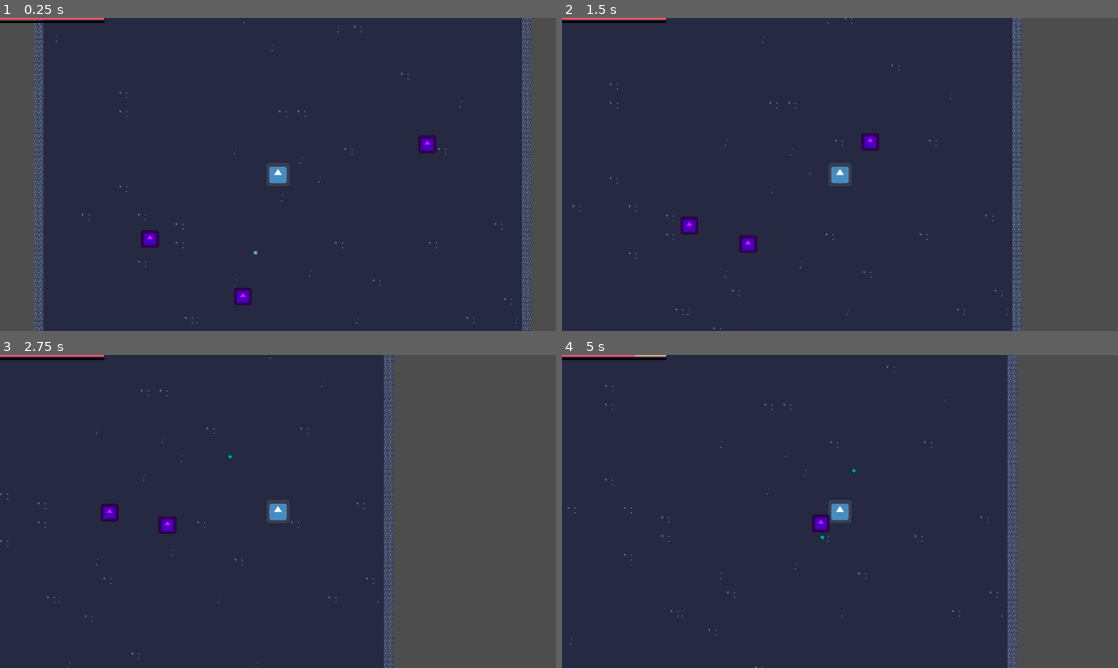
Above: before the commit, frames 1-4 (two rows, left to right).
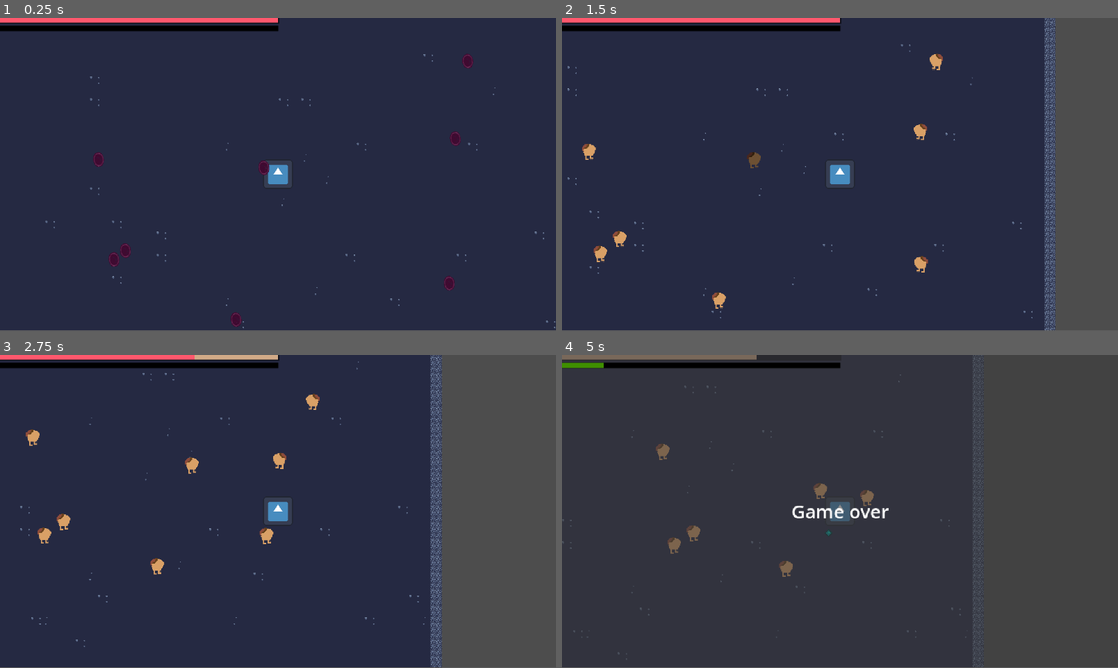
Above: after the commit, the same moments.

Repository: DevHatemAlDouh/Onga_bonga
Game: Godot game, scene res://battel_grawend.tscn
Same seed, same stepped clock (60 frames per second), same inputs: the game is played once before the commit and once after it. The engine's default icon, where the game draws it, is replaced by a stand-in: a white triangle on a blue panel in a dark square.
Inputs:
- Up to frame 1 (0.25 s): no input
- Up to frame 2 (1.5 s): hold D (Right) 0.53-1.28 s; tap W (Top) at 0.6, 1.35 s; hold S (Down) from 1.28 s (still down)
- Up to frame 3 (2.75 s): release S (Down) at 2.03 s; hold D (Right) from 2.03 s (still down); tap W (Top) at 2.1 s
- Up to frame 4 (5 s): tap W (Top) at 2.85, 3.6, 4.35 s; release D (Right) at 3.53 s; hold A (Left) from 3.53 s (still down)
In our replay, the window is 800x450 before the commit and 800x449 after it. These sizes can differ from the game's own. Grey fills any space a smaller window leaves; there, only what the larger window draws over its background counts as a difference.

The runs differ from the first frame. In frame 1, 16% of the frame differs, in the area x 0-100%, y 0-100%; in frame 2, 10%; in frame 3, 13%; in frame 4, 9.4%.

Commit message:
bater enemy spawner

Diff:
--- a/Components/xp.gd
+++ b/Components/xp.gd
@@ -3,6 +3,7 @@
 
 signal max_xp_changed(diff: float)
 signal xp_changed(diff: float)
+signal level_up
 
 
 @export var max_xp: float :set = set_max_xp, get =get_max_xp
@@ -27,5 +28,6 @@
 func get_xp() -> float:
 	return xp
 
-func  Livel_up():
+func Livel_up():
+	level_up.emit()
 	set_max_xp(get_max_xp()+(get_max_xp()/10))
--- a/Components/xp_bar.gd
+++ b/Components/xp_bar.gd
@@ -6,7 +6,6 @@
 
 func _set_xp():
 	value = prev_xp
-	print(max_value,value)
 
 
 func _ready() -> void:
@@ -24,5 +23,5 @@
 	_set_xp()
 
 
-func _on_xp_detactor_received_xp(XP_Orn: float) -> void:
-	Xp.set_xp(XP_Orn)
+func _on_xp_detactor_received_xp(XP_orn: float) -> void:
+	Xp.set_xp(XP_orn)
--- a/Enemy/001.tscn
+++ /dev/null
@@ -1,66 +0,0 @@
-[gd_scene load_steps=9 format=3 uid="uid://is57xa3if7hx"]
-
-[ext_resource type="Texture2D" uid="uid://fwuirhwta6q8" path="res://icon.svg" id="1_0arr3"]
-[ext_resource type="Script" uid="uid://bjf2wmjytbn0l" path="res://Enemy/001.gd" id="1_a1ogv"]
-[ext_resource type="Script" uid="uid://o0og1idrbini" path="res://Components/hitbox.gd" id="2_a1ogv"]
-[ext_resource type="Script" uid="uid://dt2xrxrn812gc" path="res://Components/hurtbox.gd" id="3_g1ypo"]
-[ext_resource type="Script" uid="uid://tscn7y28rhmh" path="res://Components/health.gd" id="4_h1ymn"]
-
-[sub_resource type="CircleShape2D" id="CircleShape2D_0arr3"]
-radius = 62.2013
-
-[sub_resource type="RectangleShape2D" id="RectangleShape2D_0arr3"]
-size = Vector2(130, 130)
-
-[sub_resource type="RectangleShape2D" id="RectangleShape2D_a1ogv"]
-size = Vector2(128, 128)
-
-[node name="001" type="CharacterBody2D" groups=["Enamy"]]
-collision_layer = 5
-collision_mask = 3
-motion_mode = 1
-wall_min_slide_angle = 0.0
-script = ExtResource("1_a1ogv")
-
-[node name="Icon" type="Sprite2D" parent="."]
-modulate = Color(1, 0, 1, 1)
-scale = Vector2(0.7, 0.7)
-texture = ExtResource("1_0arr3")
-
-[node name="CollisionShape2D" type="CollisionShape2D" parent="."]
-scale = Vector2(0.7, 0.7)
-shape = SubResource("CircleShape2D_0arr3")
-debug_color = Color(1, 1, 1, 0.42)
-
-[node name="HitBox" type="Area2D" parent="."]
-script = ExtResource("2_a1ogv")
-damage = 3
-metadata/_custom_type_script = "uid://o0og1idrbini"
-
-[node name="CollisionShape2D" type="CollisionShape2D" parent="HitBox"]
-scale = Vector2(0.7, 0.7)
-shape = SubResource("RectangleShape2D_0arr3")
-debug_color = Color(0.555773, 0, 0.147799, 0.42)
-
-[node name="HurtBox" type="Area2D" parent="." node_paths=PackedStringArray("health")]
-script = ExtResource("3_g1ypo")
-health = NodePath("../Health")
-metadata/_custom_type_script = "uid://dt2xrxrn812gc"
-
-[node name="CollisionShape2D" type="CollisionShape2D" parent="HurtBox"]
-scale = Vector2(0.7, 0.7)
-shape = SubResource("RectangleShape2D_a1ogv")
-
-[node name="Health" type="Node" parent="."]
-script = ExtResource("4_h1ymn")
-max_health = 3
-metadata/_custom_type_script = "uid://tscn7y28rhmh"
-
-[node name="NavigationAgent2D" type="NavigationAgent2D" parent="." groups=["Enamy"]]
-
-[node name="Timer" type="Timer" parent="."]
-wait_time = 0.2
-autostart = true
-
-[connection signal="health_depleted" from="Health" to="." method="_on_health_health_depleted"]
-[connection signal="timeout" from="Timer" to="." method="_on_timer_timeout"]
--- /dev/null
+++ b/Enemy/enemy_sopawn_point_back.tscn
@@ -0,0 +1,6 @@
+[gd_scene load_steps=2 format=3 uid="uid://cbr4er6rl5qob"]
+
+[ext_resource type="Texture2D" uid="uid://elcrtj5363ok" path="res://Enemy/Enemy-sopawn-point-back.png" id="1_doxay"]
+
+[node name="Enemy-sopawn-point-back" type="Sprite2D"]
+texture = ExtResource("1_doxay")
--- a/Enemy/001.gd
+++ b/Enemy/potato-001/001.gd
@@ -5,10 +5,19 @@
 
 @onready var nav_agent := $NavigationAgent2D as NavigationAgent2D
 
+@export var animation: AnimationPlayer
+
 func _physics_process(_delta: float) -> void:
+	if !animation.is_playing():
+		animation.play("Move")
 	var dir = to_local(nav_agent.get_next_path_position()).normalized()
+	var GP_b = global_position.x
 	velocity = dir * Speed
 	move_and_slide()
+	if GP_b > global_position.x:
+		$AnimatedSprite2D.flip_h = true
+	else :
+		$AnimatedSprite2D.flip_h = false
 
 func distance_formula(me:Vector2,target:Vector2):
 	var distance = sqrt((me.x - target.x)**2 + (me.y - target.y)**2)
@@ -39,3 +48,13 @@
 func _on_health_health_depleted() -> void:
 	get_parent().get_parent().get_node("XP").add_child(await xp())
 	queue_free()
+
+
+func _on_hurt_box_got_hit() -> void:
+	$AnimatedSprite2D.modulate = "#808080"
+	$"Got hit".start()
+
+
+
+func _on_got_hit_timeout() -> void:
+	$AnimatedSprite2D.modulate = "#ffffff"
--- /dev/null
+++ b/Enemy/potato-001/001.tscn
@@ -0,0 +1,168 @@
+[gd_scene load_steps=19 format=3 uid="uid://is57xa3if7hx"]
+
+[ext_resource type="Script" uid="uid://bjf2wmjytbn0l" path="res://Enemy/potato-001/001.gd" id="1_a1ogv"]
+[ext_resource type="Script" uid="uid://o0og1idrbini" path="res://Components/hitbox.gd" id="2_a1ogv"]
+[ext_resource type="Texture2D" uid="uid://ba7sdsts2b0oe" path="res://Enemy/potato-001/potato-001.png" id="2_g1ypo"]
+[ext_resource type="Script" uid="uid://dt2xrxrn812gc" path="res://Components/hurtbox.gd" id="3_g1ypo"]
+[ext_resource type="Script" uid="uid://tscn7y28rhmh" path="res://Components/health.gd" id="4_h1ymn"]
+
+[sub_resource type="AtlasTexture" id="AtlasTexture_h1ymn"]
+atlas = ExtResource("2_g1ypo")
+region = Rect2(0, 0, 32, 32)
+
+[sub_resource type="AtlasTexture" id="AtlasTexture_ts5km"]
+atlas = ExtResource("2_g1ypo")
+region = Rect2(32, 0, 32, 32)
+
+[sub_resource type="AtlasTexture" id="AtlasTexture_8e3po"]
+atlas = ExtResource("2_g1ypo")
+region = Rect2(64, 0, 32, 32)
+
+[sub_resource type="AtlasTexture" id="AtlasTexture_4ofma"]
+atlas = ExtResource("2_g1ypo")
+region = Rect2(96, 0, 32, 32)
+
+[sub_resource type="AtlasTexture" id="AtlasTexture_hpmm2"]
+atlas = ExtResource("2_g1ypo")
+region = Rect2(128, 0, 32, 32)
+
+[sub_resource type="AtlasTexture" id="AtlasTexture_fll77"]
+atlas = ExtResource("2_g1ypo")
+region = Rect2(160, 0, 32, 32)
+
+[sub_resource type="SpriteFrames" id="SpriteFrames_wd5rk"]
+animations = [{
+"frames": [{
+"duration": 1.0,
+"texture": SubResource("AtlasTexture_h1ymn")
+}, {
+"duration": 1.0,
+"texture": SubResource("AtlasTexture_ts5km")
+}, {
+"duration": 1.0,
+"texture": SubResource("AtlasTexture_8e3po")
+}, {
+"duration": 1.0,
+"texture": SubResource("AtlasTexture_4ofma")
+}, {
+"duration": 1.0,
+"texture": SubResource("AtlasTexture_hpmm2")
+}, {
+"duration": 1.0,
+"texture": SubResource("AtlasTexture_fll77")
+}],
+"loop": true,
+"name": &"default",
+"speed": 5.0
+}]
+
+[sub_resource type="CircleShape2D" id="CircleShape2D_0arr3"]
+radius = 62.2013
+
+[sub_resource type="CircleShape2D" id="CircleShape2D_a1ogv"]
+radius = 64.2857
+
+[sub_resource type="CircleShape2D" id="CircleShape2D_g1ypo"]
+radius = 64.6813
+
+[sub_resource type="Animation" id="Animation_a1ogv"]
+resource_name = "Move"
+loop_mode = 1
+tracks/0/type = "value"
+tracks/0/imported = false
+tracks/0/enabled = true
+tracks/0/path = NodePath("AnimatedSprite2D:frame")
+tracks/0/interp = 1
+tracks/0/loop_wrap = true
+tracks/0/keys = {
+"times": PackedFloat32Array(0, 0.2, 0.4, 0.6, 0.8, 1),
+"transitions": PackedFloat32Array(1, 1, 1, 1, 1, 1),
+"update": 1,
+"values": [0, 1, 2, 3, 4, 5]
+}
+
+[sub_resource type="Animation" id="Animation_g1ypo"]
+length = 0.001
+tracks/0/type = "value"
+tracks/0/imported = false
+tracks/0/enabled = true
+tracks/0/path = NodePath("AnimatedSprite2D:frame")
+tracks/0/interp = 1
+tracks/0/loop_wrap = true
+tracks/0/keys = {
+"times": PackedFloat32Array(0),
+"transitions": PackedFloat32Array(1),
+"update": 1,
+"values": [0]
+}
+
+[sub_resource type="AnimationLibrary" id="AnimationLibrary_g1ypo"]
+_data = {
+&"Move": SubResource("Animation_a1ogv"),
+&"RESET": SubResource("Animation_g1ypo")
+}
+
+[node name="001" type="CharacterBody2D" node_paths=PackedStringArray("animation") groups=["Enamy"]]
+collision_layer = 5
+collision_mask = 3
+motion_mode = 1
+wall_min_slide_angle = 0.0
+script = ExtResource("1_a1ogv")
+animation = NodePath("AnimationPlayer")
+
+[node name="AnimatedSprite2D" type="AnimatedSprite2D" parent="."]
+position = Vector2(0, -1.49012e-06)
+scale = Vector2(2.8125, 2.8125)
+sprite_frames = SubResource("SpriteFrames_wd5rk")
+
+[node name="CollisionShape2D" type="CollisionShape2D" parent="."]
+visible = false
+scale = Vector2(0.7, 0.7)
+shape = SubResource("CircleShape2D_0arr3")
+debug_color = Color(1, 1, 1, 0.42)
+
+[node name="HitBox" type="Area2D" parent="."]
+visible = false
+script = ExtResource("2_a1ogv")
+damage = 3
+metadata/_custom_type_script = "uid://o0og1idrbini"
+
+[node name="CollisionShape2D" type="CollisionShape2D" parent="HitBox"]
+scale = Vector2(0.7, 0.7)
+shape = SubResource("CircleShape2D_a1ogv")
+debug_color = Color(0.555773, 0, 0.147799, 0.42)
+
+[node name="HurtBox" type="Area2D" parent="." node_paths=PackedStringArray("health")]
+visible = false
+script = ExtResource("3_g1ypo")
+health = NodePath("../Health")
+metadata/_custom_type_script = "uid://dt2xrxrn812gc"
+
+[node name="CollisionShape2D" type="CollisionShape2D" parent="HurtBox"]
+scale = Vector2(0.7, 0.7)
+shape = SubResource("CircleShape2D_g1ypo")
+
+[node name="Health" type="Node" parent="."]
+script = ExtResource("4_h1ymn")
+max_health = 3
+metadata/_custom_type_script = "uid://tscn7y28rhmh"
+
+[node name="NavigationAgent2D" type="NavigationAgent2D" parent="." groups=["Enamy"]]
+
+[node name="Timer" type="Timer" parent="."]
+wait_time = 0.2
+autostart = true
+
+[node name="AnimationPlayer" type="AnimationPlayer" parent="."]
+libraries = {
+&"": SubResource("AnimationLibrary_g1ypo")
+}
+
+[node name="Got hit" type="Timer" parent="."]
+wait_time = 0.1
+one_shot = true
+
+[connection signal="got_hit" from="HurtBox" to="." method="_on_hurt_box_got_hit"]
+[connection signal="health_depleted" from="Health" to="." method="_on_health_health_depleted"]
+[connection signal="timeout" from="Timer" to="." method="_on_timer_timeout"]
+[connection signal="timeout" from="Got hit" to="." method="_on_got_hit_timeout"]
--- a/Player/player.gd
+++ b/Player/player.gd
@@ -6,11 +6,15 @@
 var dir : Vector2
 @export var Wapons: Node2D
 @export var Can_attack: Timer
+@export var Death_screen : Control
+@export var Can_level_up : Sprite2D
 var can_attack = true
-var Daed = false
+var Death = false
+
+
 
 func _unhandled_input(_event: InputEvent) -> void:
-	if !Daed:
+	if !Death:
 		dir.x = Input.get_axis("Left", "Right")
 		dir.y = Input.get_axis("Top", "Down")
 		dir = dir.normalized()
@@ -40,13 +44,20 @@
 	return stone_tamp.get_attack_speed()
 
 func _physics_process(_delta: float) -> void:
-	if !Daed:
+	Death_screen.visible = Death
+	if !Death:
 		if makepath() != Vector2.ZERO && can_attack:
 			Can_attack.start(wapon())
 			can_attack = false
 		velocity = dir * SPEED
 		move_and_slide()
 
-
 func _on_can_attack_timeout() -> void:
 	can_attack = true
+
+func _on_health_health_depleted() -> void:
+	Death = true
+	Engine.time_scale = 0
+
+func _on_xp_level_up() -> void:
+	Can_level_up.visible = true
--- a/Player/player.tscn
+++ b/Player/player.tscn
@@ -8,6 +8,7 @@
 [ext_resource type="Script" uid="uid://bhf6gsmednrk7" path="res://Components/xp.gd" id="4_vtle1"]
 [ext_resource type="Script" uid="uid://c5ljetnoa405n" path="res://Components/xp_detactor.gd" id="6_fhl08"]
 [ext_resource type="PackedScene" uid="uid://ctn212h2ip38q" path="res://Components/xp_bar.tscn" id="8_od3ui"]
+[ext_resource type="Texture2D" uid="uid://dfug04058jh51" path="res://Components/UI/Level up.png" id="9_00tjw"]
 
 [sub_resource type="CircleShape2D" id="CircleShape2D_k53q1"]
 radius = 62.8013
@@ -18,13 +19,15 @@
 [sub_resource type="RectangleShape2D" id="RectangleShape2D_vtle1"]
 size = Vector2(128, 128)
 
-[node name="Player" type="CharacterBody2D" node_paths=PackedStringArray("Wapons", "Can_attack") groups=["Player"]]
+[node name="Player" type="CharacterBody2D" node_paths=PackedStringArray("Wapons", "Can_attack", "Death_screen", "Can_level_up") groups=["Player"]]
 collision_layer = 3
-collision_mask = 44
+collision_mask = 45
 wall_min_slide_angle = 0.0
 script = ExtResource("1_btcbx")
 Wapons = NodePath("Wapons")
 Can_attack = NodePath("Can attack")
+Death_screen = NodePath("UI/Death screen")
+Can_level_up = NodePath("UI/Control/LevelUp")
 
 [node name="Icon" type="Sprite2D" parent="."]
 texture = ExtResource("1_l8h54")
@@ -62,10 +65,54 @@
 [node name="Health Bar" parent="UI" node_paths=PackedStringArray("HP") instance=ExtResource("3_fhl08")]
 HP = NodePath("../../Health")
 
-[node name="XP_bar" parent="UI" node_paths=PackedStringArray("Xp") instance=ExtResource("8_od3ui")]
+[node name="Control" type="Control" parent="UI"]
+layout_mode = 3
+anchors_preset = 0
+offset_right = 40.0
+offset_bottom = 40.0
+
+[node name="XP_bar" parent="UI/Control" node_paths=PackedStringArray("Xp") instance=ExtResource("8_od3ui")]
+layout_mode = 0
 offset_top = 7.0
 offset_bottom = 11.0
-Xp = NodePath("../../XP")
+Xp = NodePath("../../../XP")
+
+[node name="LevelUp" type="Sprite2D" parent="UI/Control"]
+visible = false
+position = Vector2(244, 9)
+scale = Vector2(0.15, 0.15)
+texture = ExtResource("9_00tjw")
+
+[node name="Death screen" type="Control" parent="UI"]
+visible = false
+layout_mode = 3
+anchors_preset = 0
+offset_right = 480.0
+offset_bottom = 270.0
+
+[node name="ColorRect" type="ColorRect" parent="UI/Death screen"]
+layout_mode = 1
+anchors_preset = 15
+anchor_right = 1.0
+anchor_bottom = 1.0
+grow_horizontal = 2
+grow_vertical = 2
+color = Color(0.23, 0.23, 0.23, 0.588235)
+
+[node name="Label" type="Label" parent="UI/Death screen"]
+layout_mode = 1
+anchors_preset = 8
+anchor_left = 0.5
+anchor_top = 0.5
+anchor_right = 0.5
+anchor_bottom = 0.5
+offset_left = -42.5
+offset_top = -11.5
+offset_right = 42.5
+offset_bottom = 11.5
+grow_horizontal = 2
+grow_vertical = 2
+text = "Game over"
 
 [node name="Wapons" type="Node2D" parent="."]
 
@@ -95,8 +142,10 @@
 [node name="Can attack" type="Timer" parent="."]
 
 [connection signal="health_changed" from="Health" to="UI/Health Bar" method="_on_health_health_changed"]
-[connection signal="max_xp_changed" from="XP" to="UI/XP_bar" method="_on_xp_max_xp_changed"]
-[connection signal="xp_changed" from="XP" to="UI/XP_bar" method="_on_xp_xp_changed"]
+[connection signal="health_depleted" from="Health" to="." method="_on_health_health_depleted"]
+[connection signal="level_up" from="XP" to="." method="_on_xp_level_up"]
+[connection signal="max_xp_changed" from="XP" to="UI/Control/XP_bar" method="_on_xp_max_xp_changed"]
+[connection signal="xp_changed" from="XP" to="UI/Control/XP_bar" method="_on_xp_xp_changed"]
 [connection signal="got_hit" from="HurtBox" to="UI/Health Bar" method="_on_hurt_box_got_hit"]
-[connection signal="received_XP" from="XP_detactor" to="UI/XP_bar" method="_on_xp_detactor_received_xp"]
+[connection signal="received_XP" from="XP_detactor" to="UI/Control/XP_bar" method="_on_xp_detactor_received_xp"]
 [connection signal="timeout" from="Can attack" to="." method="_on_can_attack_timeout"]
--- a/Projectile/stone.tscn
+++ b/Projectile/stone.tscn
@@ -9,7 +9,7 @@
 
 [node name="Stone" type="Node2D" node_paths=PackedStringArray("Attack_duration")]
 script = ExtResource("1_rdoop")
-Speed = 4.5
+Speed = 5.0
 Attack_duration = NodePath("Attack")
 
 [node name="Icon" type="Sprite2D" parent="."]
@@ -30,8 +30,6 @@
 [node name="Attack" type="Timer" parent="."]
 one_shot = true
 
-[node name="NavigationAgent2D" type="NavigationAgent2D" parent="."]
-
 [connection signal="area_entered" from="HitBox" to="." method="_on_hit_box_area_entered"]
 [connection signal="screen_exited" from="VisibleOnScreenEnabler2D" to="." method="_on_visible_on_screen_enabler_2d_screen_exited"]
 [connection signal="timeout" from="Attack" to="." method="_on_attack_timeout"]
--- a/battel_grawend.gd
+++ b/battel_grawend.gd
@@ -1,4 +1,6 @@
 extends Node2D
+
+@onready var Spawn_point = preload("uid://cbr4er6rl5qob")
 
 @onready var E001 = preload("uid://is57xa3if7hx")
 
@@ -6,16 +8,32 @@
 
 @export var Enemy_list : Node2D
 
+@export var Enemy_spawner_list : Node2D
+
+var enemy_pos : Array
+
 func Spawner():
 	var RNG = RandomNumberGenerator.new()
 	for i in RNG.randf_range(1,Enamy_number):
 		var pos : Vector2
 		pos.x = RNG.randf_range(-1000,1000)
 		pos.y = RNG.randf_range(-1000,1000)
-		var Enamy = E001.instantiate()
-		Enamy.global_position = pos
-		Enemy_list.add_child(Enamy)
+		enemy_pos.append(pos)
+		var SP = Spawn_point.instantiate()
+		SP.global_position = pos
+		Enemy_spawner_list.add_child(SP)
+	$"Spawner timer".start()
 
 func _process(_delta: float) -> void:
-	if Enemy_list.get_children().size() == 0:
-		Spawner()
+	if Enemy_spawner_list.get_children().size() == 0:
+		if Enemy_list.get_children().size() == 0:
+			Spawner()
+
+
+func _on_spawner_timer_timeout() -> void:
+	for i in enemy_pos.size():
+		var Enamy = E001.instantiate()
+		Enamy.global_position = enemy_pos[i]
+		Enemy_list.add_child(Enamy)
+		Enemy_spawner_list.get_children()[i].queue_free()
+	enemy_pos.clear()
--- a/battel_grawend.tscn
+++ b/battel_grawend.tscn
@@ -87,10 +87,11 @@
 navigation_layer_0/layers = 1
 sources/1 = SubResource("TileSetAtlasSource_yc365")
 
-[node name="Battel grawend" type="Node2D" node_paths=PackedStringArray("Enemy_list")]
+[node name="Battel grawend" type="Node2D" node_paths=PackedStringArray("Enemy_list", "Enemy_spawner_list")]
 script = ExtResource("1_7l666")
-Enamy_number = 5
+Enamy_number = 20
 Enemy_list = NodePath("Enemys")
+Enemy_spawner_list = NodePath("Enamy_pos")
 
 [node name="BG" type="Node2D" parent="."]
 
@@ -105,6 +106,13 @@
 [node name="Player" parent="Players" instance=ExtResource("1_n5y48")]
 
 [node name="Camera2D" type="Camera2D" parent="Players/Player"]
-zoom = Vector2(0.45, 0.45)
+zoom = Vector2(0.2, 0.2)
 
 [node name="Enemys" type="Node2D" parent="."]
+
+[node name="Spawner timer" type="Timer" parent="."]
+one_shot = true
+
+[node name="Enamy_pos" type="Node2D" parent="."]
+
+[connection signal="timeout" from="Spawner timer" to="." method="_on_spawner_timer_timeout"]
--- a/project.godot
+++ b/project.godot
@@ -17,8 +17,11 @@
 
 [display]
 
-window/size/viewport_width=1280
-window/size/viewport_height=720
+window/size/viewport_width=480
+window/size/viewport_height=270
+window/size/window_width_override=1920
+window/size/window_height_override=1080
+window/stretch/mode="canvas_items"
 
 [global_group]
 
@@ -66,5 +69,6 @@
 
 [rendering]
 
+textures/canvas_textures/default_texture_filter=0
 renderer/rendering_method="gl_compatibility"
 renderer/rendering_method.mobile="gl_compatibility"
Binary file added: Components/UI/Level up.ase
Binary file added: Components/UI/Level up.png
Not shown, added: Components/UI/Level up.png.import
Binary file added: Enemy/Enemy-sopawn-point-back.png
Not shown, added: Enemy/Enemy-sopawn-point-back.png.import
Binary file added: Enemy/Enemy-sopawn-point.ase
Renamed: Enemy/001.gd.uid -> Enemy/potato-001/001.gd.uid
Binary file added: Enemy/potato-001/Sprite-0001.ase
Binary file added: Enemy/potato-001/potato-001.png
Not shown, added: Enemy/potato-001/potato-001.png.import
Not shown: 1 places in Player/player.tscn that only renumber resources
